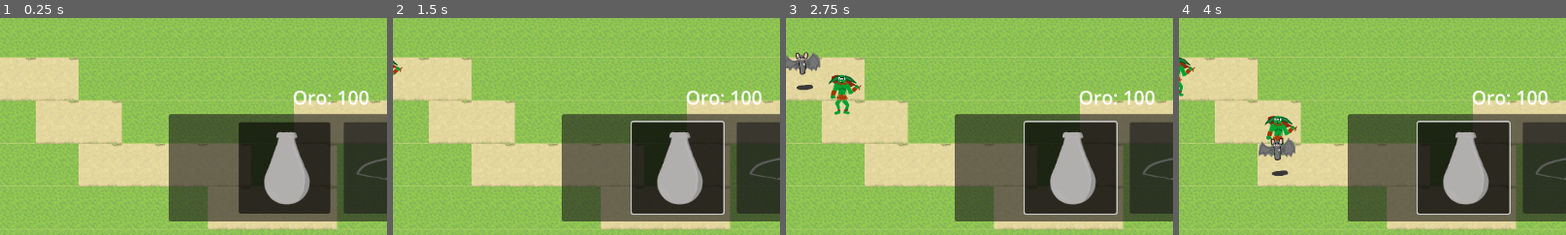
Above: before the commit, frames 1-4 (left to right).
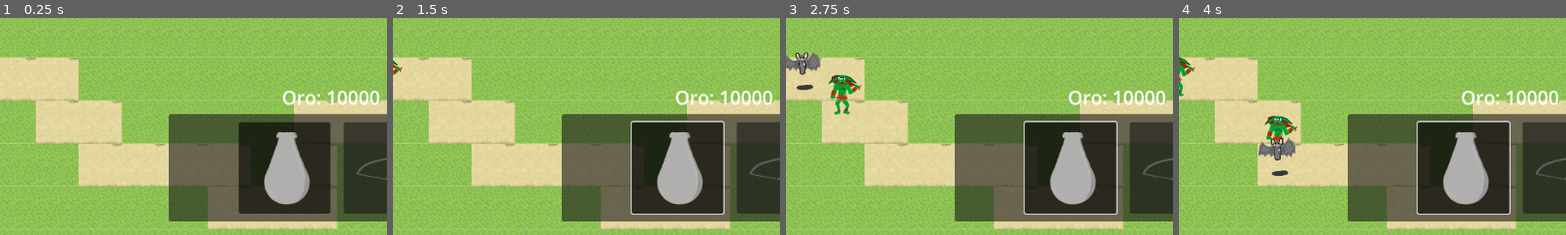
Above: after the commit, the same moments.

Repository: willNP/Tower-Defense
Game: Godot game, scene res://Scenes/main.tscn
Two runs of this game, one before a commit and one after it. Both use one fixed random seed, a clock stepped at 60 frames per second and the inputs below. The engine's default icon, where the game draws it, is replaced by a stand-in: a white triangle on a blue panel in a dark square.
Inputs (mouse positions are % of the whole screen's width and height, from its top left):
- Up to frame 1 (0.25 s): no input
- Up to frame 2 (1.5 s): click (57, 85) at 0.5 s; click (43, 85) at 1.25 s
- Up to frame 3 (2.75 s): click (43, 85) at 2 s
- Up to frame 4 (4 s): click (57, 85) at 2.75 s; click (43, 85) at 3.5 s
The pictures show only the part of the screen within x 7-56%, y 50-100%; the shares and areas given below are measured in that part.

The runs differ from the first frame. In frame 1, 0.7% of the frame differs, in the area x 72-98%, y 33-41%; in frame 2, 0.7%; in frame 3, 0.7%; in frame 4, 0.7%.

Commit message:
se agrega el area de spawn mejorado a las torretas

Diff:
--- a/Scenes/Towers/Canon/Canon.tscn
+++ b/Scenes/Towers/Canon/Canon.tscn
@@ -14,11 +14,16 @@
 [sub_resource type="CircleShape2D" id="CircleShape2D_q68aw"]
 radius = 203.0394
 
-[node name="Canon" type="Node2D" node_paths=PackedStringArray("area_2d")]
+[sub_resource type="CircleShape2D" id="CircleShape2D_1t4vo"]
+radius = 395.01138
+
+[node name="Canon" type="Node2D" node_paths=PackedStringArray("area_2d", "spawn_block_area")]
 script = ExtResource("1_1t4vo")
 turretAttributes = SubResource("Resource_1t4vo")
 ammo_scene = ExtResource("3_1t4vo")
 area_2d = NodePath("Area2D")
+spawn_block_area = NodePath("AreaGenericaSpawn")
+turret_type = "cannon"
 target_source = "Ground"
 
 [node name="Sprite2D" type="Sprite2D" parent="."]
@@ -29,3 +34,9 @@
 
 [node name="CollisionShape2D" type="CollisionShape2D" parent="Area2D"]
 shape = SubResource("CircleShape2D_q68aw")
+
+[node name="AreaGenericaSpawn" type="Area2D" parent="."]
+scale = Vector2(0.3, 0.3)
+
+[node name="CollisionShape2D" type="CollisionShape2D" parent="AreaGenericaSpawn"]
+shape = SubResource("CircleShape2D_1t4vo")
--- a/Scenes/Towers/Crossbow/crossbow.tscn
+++ b/Scenes/Towers/Crossbow/crossbow.tscn
@@ -14,11 +14,13 @@
 [sub_resource type="CircleShape2D" id="CircleShape2D_irtp1"]
 radius = 395.01138
 
-[node name="Crossbow" type="Node2D" node_paths=PackedStringArray("area_2d")]
+[node name="Crossbow" type="Node2D" node_paths=PackedStringArray("area_2d", "spawn_block_area")]
 script = ExtResource("1_s8xoi")
 turretAttributes = SubResource("Resource_pmw17")
 ammo_scene = ExtResource("3_pmw17")
 area_2d = NodePath("Area2D")
+spawn_block_area = NodePath("AreaGenericaSpawn")
+turret_type = "crossbow"
 
 [node name="Sprite2D" type="Sprite2D" parent="."]
 rotation = 1.5707964
@@ -28,3 +30,9 @@
 
 [node name="CollisionShape2D" type="CollisionShape2D" parent="Area2D"]
 shape = SubResource("CircleShape2D_irtp1")
+
+[node name="AreaGenericaSpawn" type="Area2D" parent="."]
+scale = Vector2(0.3, 0.3)
+
+[node name="CollisionShape2D" type="CollisionShape2D" parent="AreaGenericaSpawn"]
+shape = SubResource("CircleShape2D_irtp1")
--- a/Scripts/Resources/Maps/map1.gd
+++ b/Scripts/Resources/Maps/map1.gd
@@ -2,7 +2,7 @@
 class_name Map_1
 
 @export var enemy_spawn_number : int = 10
-@export var starting_gold: int = 100
+@export var starting_gold: int = 10000
 # Enemies
 var enemies = {
 	goblin = preload("res://Scenes/Enemies/goblin.tscn"),
--- a/Scripts/Towers/tower.gd
+++ b/Scripts/Towers/tower.gd
@@ -4,6 +4,8 @@
 @export var turretAttributes : Turret_Attributes
 @export var ammo_scene : PackedScene
 @export var area_2d : Area2D
+@export var spawn_block_area: Area2D
+@export var turret_type: StringName = ""
 
 @export_enum("All", "Flying", "Ground") var target_source : String = "All"
 
@@ -12,14 +14,21 @@
 var hasTarget : bool
 var targetList : Array
 var currentTarget : Character
+var _range_radius: float = 0.0
+var _spawn_block_radius: float = 0.0
 
 func _ready() -> void:
 	attackTimer = Timer.new()
 	attackTimer.timeout.connect(_on_attack_speed_timer_timeout)
 	add_child(attackTimer)
 	attackTimer.wait_time = turretAttributes.attack_speed
-	area_2d.area_entered.connect(_on_range_area_area_entered)
-	area_2d.area_exited.connect(_on_range_area_area_exited)
+	if area_2d:
+		area_2d.area_entered.connect(_on_range_area_area_entered)
+		area_2d.area_exited.connect(_on_range_area_area_exited)
+		_range_radius = _extract_area_radius(area_2d)
+	if spawn_block_area:
+		_spawn_block_radius = _extract_area_radius(spawn_block_area)
+	add_to_group("TOWERS")
 
 func _physics_process(_delta: float) -> void:
 	if hasTarget:
@@ -73,3 +82,29 @@
 		ammo.global_position = global_position  # desde el centro de la ballesta
 		ammo.attack(currentTarget)
 		get_parent().call_deferred("add_child", ammo)
+
+func get_turret_type() -> StringName:
+	return turret_type
+
+func is_position_within_range(world_position: Vector2) -> bool:
+	if _range_radius <= 0.0:
+		return false
+	var center: Vector2 = area_2d.global_position if area_2d else global_position
+	return center.distance_to(world_position) <= _range_radius
+
+func is_position_within_spawn_block(world_position: Vector2) -> bool:
+	if spawn_block_area == null or _spawn_block_radius <= 0.0:
+		return false
+	var center: Vector2 = spawn_block_area.global_position
+	return center.distance_to(world_position) <= _spawn_block_radius
+
+func _extract_area_radius(area: Area2D) -> float:
+	for child in area.get_children():
+		if child is CollisionShape2D:
+			var shape: Shape2D = (child as CollisionShape2D).shape
+			if shape is CircleShape2D:
+				var circle: CircleShape2D = shape as CircleShape2D
+				var scale: Vector2 = (child as CollisionShape2D).global_scale
+				var uniform_scale: float = max(abs(scale.x), abs(scale.y))
+				return circle.radius * uniform_scale
+	return 0.0
--- a/Scripts/Towers/turret_spawner.gd
+++ b/Scripts/Towers/turret_spawner.gd
@@ -35,6 +35,8 @@
 					return
 				if _map_controller == null:
 					return
+				if not _can_place_turret(mouse_pos, selected_turret):
+					return
 				if not _map_controller.try_purchase_turret(selected_turret):
 					return
 				var turret_scene: PackedScene = turrets[selected_turret]
@@ -51,3 +53,21 @@
 func set_selected_turret(turret_name: StringName) -> void:
 	if turrets.has(turret_name):
 		selected_turret = turret_name
+
+func _can_place_turret(position: Vector2, turret_type: StringName) -> bool:
+	var parent_node: Node = get_parent()
+	if parent_node == null:
+		return false
+
+	for child in parent_node.get_children():
+		if child is Tower:
+			var existing: Tower = child as Tower
+			if existing.get_turret_type() == turret_type:
+				if existing.is_position_within_range(position):
+					print("No se puede colocar otra torreta %s dentro de su rango existente." % str(turret_type))
+					return false
+			else:
+				if existing.is_position_within_spawn_block(position):
+					print("No se puede colocar una torreta %s dentro del área de %s." % [str(turret_type), str(existing.get_turret_type())])
+					return false
+	return true
Not shown: 1 places in Scenes/Towers/Canon/Canon.tscn that only renumber resources
